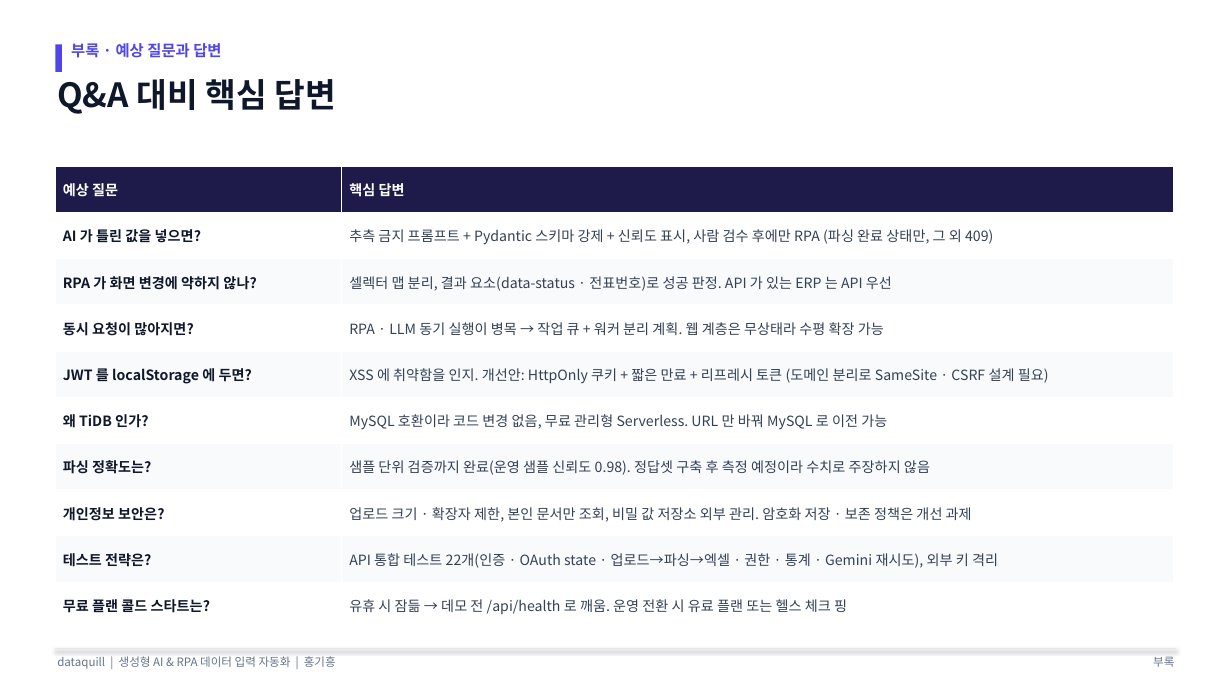
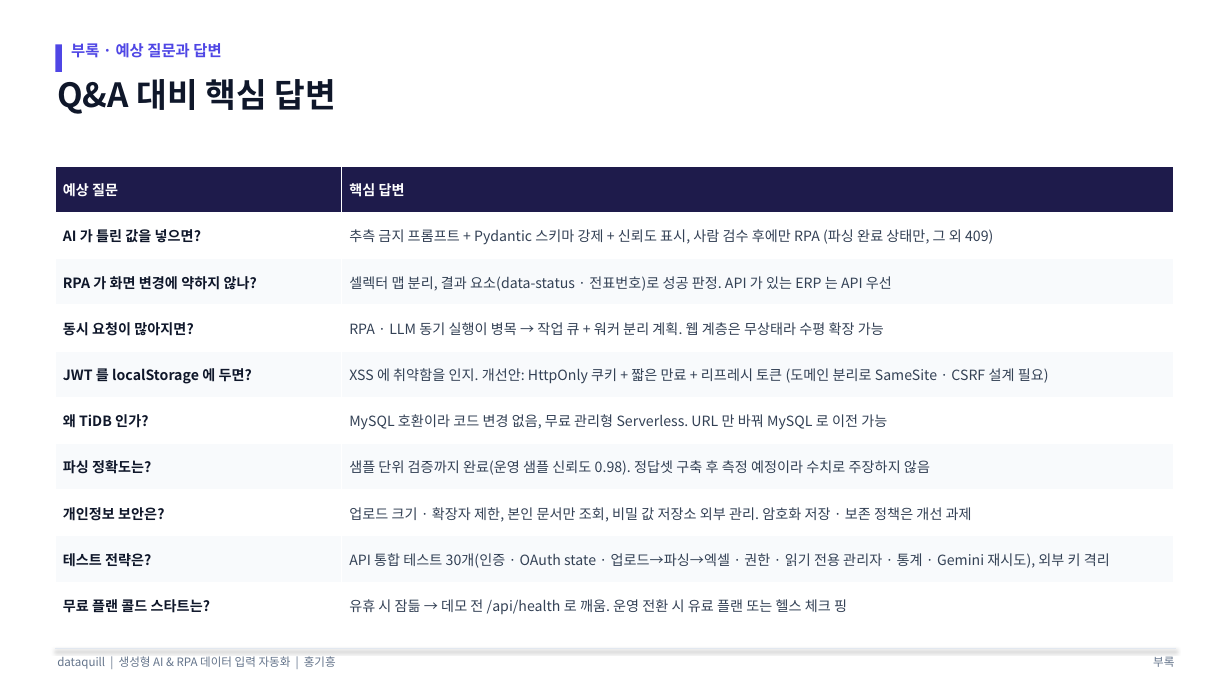
Before and after one commit to fsclass-n/datapick, a slide deck: slide 17 of docs/프로젝트_발표자료.pptx. Drawn at 1232x693 pixels with LibreOffice and Linux fonts; fonts in the diff are those of the drawing. Boxes give left, top, right and bottom in pixels: in the first picture for what was removed or moved away, otherwise in the second. Text is boxed around its words. In the diff, an @@ line names an element or a change of style, - is before the commit and + after.

```diff
--- a/docs/프로젝트_발표자료.pptx
+++ b/docs/프로젝트_발표자료.pptx
@@ table at [55,166,1174,628] @@
-row 9, column 2: API 통합 테스트 22개(인증 · OAuth state · 업로드→파싱→엑셀 · 권한 · 통계 · Gemini 재시도), 외부 키 격리
+row 9, column 2: API 통합 테스트 30개(인증 · OAuth state · 업로드→파싱→엑셀 · 권한 · 읽기 전용 관리자 · 통계 · Gemini 재시도), 외부 키 격리
```
Also in this commit, not shown: 5 other slides changed, 32 other files.
